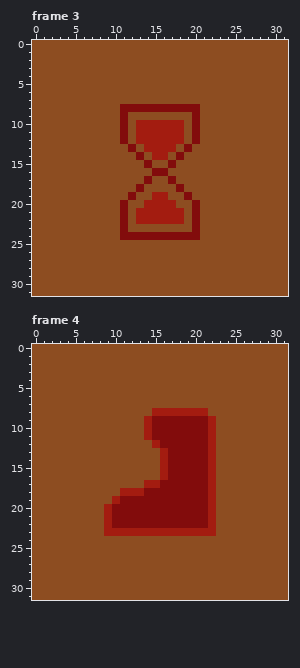
Pixel-art file -- anotherThreat/aseprite/reward_icons.aseprite. This is how it looked before the edit.
32x32 pixels, 9 frames. Shown: frame 3, frame 4. The commit also changed other frames, which this record leaves out.
After the commit:
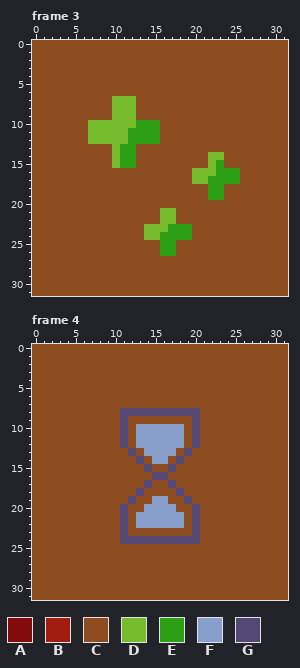
Palette (. is transparent): A #820c0c  B #a31c10  C #8d4d21  D #77bc2c  E #2d9f15  F #889fcb  G #534773
Difference:
Changed rows in their new state; - is an unchanged pixel.
Frame 3, layer "icon":
first column x 7:
 7 ---DDD-------------
 8 ---DDDCCCCCCCC-----
 9 ---DDD-------C-----
10 DDDDDDEEECCC-C-----
11 DDDDDEEEECCC-C-----
12 DDDDDEEEECCC-C-----
13 ---DEE-CCCC-C------
14 ---DEEC-CC-C---DD--
15 ---DEE-C--C----DE--
16 --------CC---DDDEEE
17 -------C--C--DDEEEE
18 ------C----C---EE--
19 -----C--CC--C--EE--
20 ----C--CCCC--C-----
21 ----C-CCCDDC-C-----
22 ----C-CCCDDC-C-----
23 ----C--DDDEEEC-----
24 ----CCCDDEEEEC-----
25 ---------EE--------
26 ---------EE--------
Frame 4, layer "icon":
first column x 9:
 8 --GGGGGGGGGGC-
 9 --G--CCCCCCGCC
10 --G-FFFFFFCGCC
11 --G-FFFFFFCGCC
12 --G-FFFFFFCGCC
13 ---G-FFFFCGCCC
14 ----G-FFCGCCCC
15 -----G-CGCCCCC
16 ------GGCCCCCC
17 -----GCCGCCCCC
18 --CCGCCCCGCCCC
19 -CCGCCFFCCGCCC
20 CCGCCFFFFCCGCC
21 CCGCFFFFFFCGCC
22 CCGCFFFFFFCGCC
23 CCGCCCCCCCCGCC
24 --GGGGGGGGGG--
